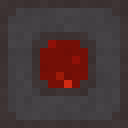
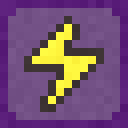
Layer changes from the first 128 x 128 image to the second:
removed layer "Lager 5" over (0, 0, 128, 128)
showed "Lager 4" over (24, 16, 104, 112)
added layer "Layer 1" above "Lager 2" over (0, 0, 128, 128)
hid "Lager 3" over (0, 0, 128, 128)
